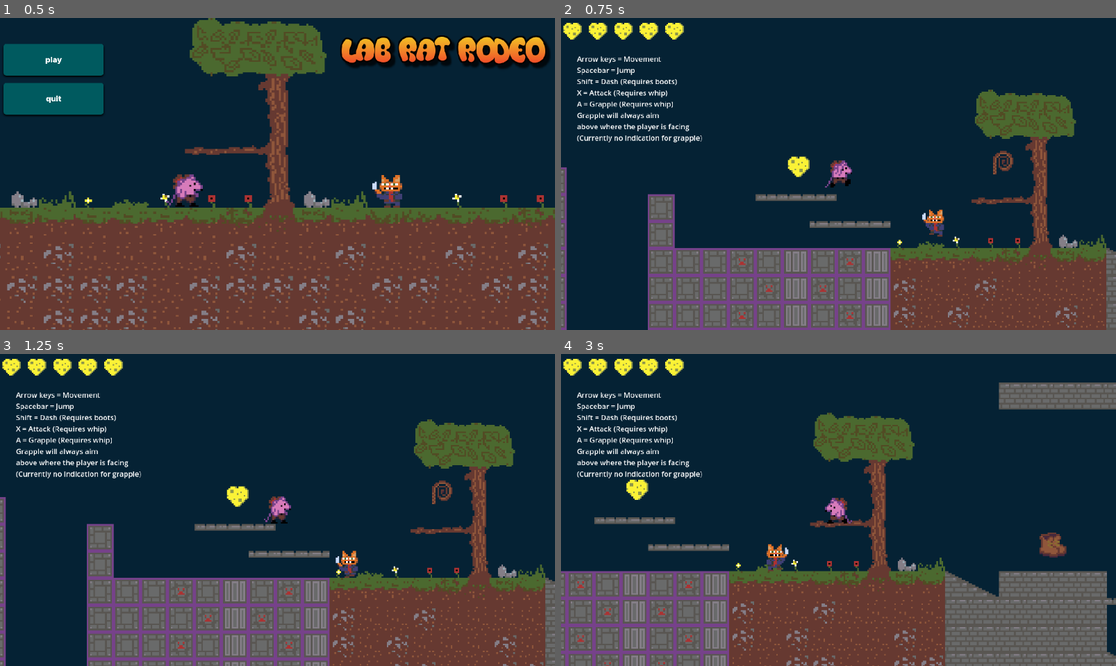
Above: before the commit, frames 1-4 (two rows, left to right).
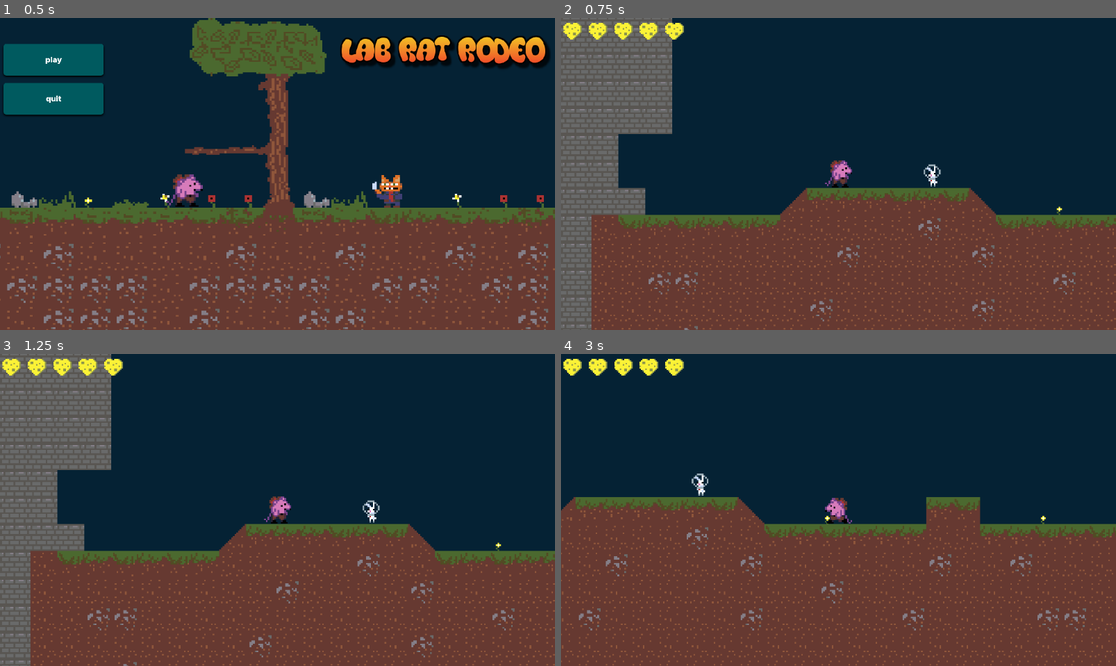
Above: after the commit, the same moments.

Repository: jyee0012/CMPT230-Game
Game: Godot game, scene res://Assets/Scenes/Levels/mainmenu.tscn
Same seed, same stepped clock (60 frames per second), same inputs: the game is played once before the commit and once after it.
Inputs (mouse positions are in pixels of both pictures, inside the frame that each line leads up to):
- Up to frame 1 (0.5 s): no input
- Up to frame 2 (0.75 s): click (616, 61) at 0.5 s
- Up to frame 3 (1.25 s): no input
- Up to frame 4 (3 s): hold Right (right) 1.28-2.78 s; tap X (attack) at 1.35 s; tap Space (jump) at 1.52, 2.27 s; tap Shift (dash) at 2.1 s; hold Left (left) from 2.78 s (still down); tap A (grapple) at 2.85 s

Frame 1 is identical in both runs. In frame 2, 46% of the frame differs, in the area x 0-100%, y 0-100%; in frame 3, 45%; in frame 4, 46%, in the area x 0-100%, y 9-100%.

Commit message:
pause menu

Diff:
--- a/cmpt230-game/Assets/Scenes/Levels/GameData.gd
+++ b/cmpt230-game/Assets/Scenes/Levels/GameData.gd
@@ -5,6 +5,7 @@
 @export var DashesUnlocked = 1
 @export var WalljumpUnlocked = false
 @export var JumpsUnlocked = 1
+
 
 var playerBody: CharacterBody2D
 
--- a/cmpt230-game/Assets/Scenes/Levels/mainLevel.tscn
+++ b/cmpt230-game/Assets/Scenes/Levels/mainLevel.tscn
@@ -1,5 +1,6 @@
-[gd_scene load_steps=11 format=4 uid="uid://4ct0oxehvlky"]
+[gd_scene load_steps=13 format=4 uid="uid://4ct0oxehvlky"]
 
+[ext_resource type="Script" path="res://Assets/Scenes/Levels/main_level.gd" id="1_fpi11"]
 [ext_resource type="Texture2D" uid="uid://beygij8ad3uhm" path="res://Assets/Sprites/Enemies/smallspacebun.png" id="1_ph14l"]
 [ext_resource type="PackedScene" uid="uid://c4vq2n48pp2r2" path="res://Assets/Scenes/Entities/game_data.tscn" id="2_1jecg"]
 [ext_resource type="PackedScene" uid="uid://cyc841wfb48xn" path="res://Assets/Scenes/Entities/player.tscn" id="3_bwb0r"]
@@ -7,12 +8,15 @@
 [ext_resource type="AudioStream" uid="uid://dbhe7jbgulshq" path="res://Assets/audio/sound effects/death.mp3" id="5_vc7d7"]
 [ext_resource type="AudioStream" uid="uid://bqy0hd2mf56rn" path="res://Assets/audio/sound effects/dash.mp3" id="6_vq82t"]
 [ext_resource type="AudioStream" uid="uid://d0xn5ft2ovqyy" path="res://Assets/audio/level/labrat-demo.wav" id="7_rhh8p"]
+[ext_resource type="PackedScene" uid="uid://iya2yt76odmm" path="res://Assets/Scenes/Levels/pause.tscn" id="7_s777k"]
 [ext_resource type="PackedScene" uid="uid://be2g5ama7hmuq" path="res://Assets/Scenes/Entities/Environment.tscn" id="8_ks0o5"]
 [ext_resource type="PackedScene" uid="uid://bxetfnay2pj7h" path="res://Assets/Scenes/Entities/item.tscn" id="9_54a0d"]
 [ext_resource type="PackedScene" uid="uid://muqvvimcni3r" path="res://Assets/Scenes/Entities/enemy.tscn" id="10_stuph"]
 
 [node name="Node2D" type="Node2D"]
+z_index = 1
 position = Vector2(355, 164)
+script = ExtResource("1_fpi11")
 metadata/_edit_vertical_guides_ = [17769.0]
 
 [node name="Smallspacebun" type="Sprite2D" parent="."]
@@ -22,7 +26,6 @@
 [node name="GameData" parent="." instance=ExtResource("2_1jecg")]
 
 [node name="Player" parent="." groups=["Player"] instance=ExtResource("3_bwb0r")]
-z_index = 1
 position = Vector2(3769, -257)
 collision_layer = 3
 floor_constant_speed = true
@@ -51,6 +54,20 @@
 anchor_bottom = 1.0
 grow_horizontal = 2
 grow_vertical = 2
+
+[node name="pause" parent="Player" instance=ExtResource("7_s777k")]
+visible = false
+z_index = 1
+anchors_preset = 8
+anchor_left = 0.5
+anchor_top = 0.5
+anchor_right = 0.5
+anchor_bottom = 0.5
+offset_left = -388.0
+offset_top = -520.0
+offset_right = -388.0
+offset_bottom = -520.0
+scale = Vector2(10, 10)
 
 [node name="Environment" type="Node" parent="."]
 
--- /dev/null
+++ b/cmpt230-game/Assets/Scenes/Levels/main_level.gd
@@ -0,0 +1,18 @@
+extends Node2D
+
+@onready var pause_menu = $Player/pause
+var paused = false
+# Called every frame. 'delta' is the elapsed time since the previous frame.
+func _process(delta: float) -> void:
+		if Input.is_action_just_pressed("pause"):
+			pauseMenu()
+
+func pauseMenu():
+	if paused:
+		pause_menu.hide()
+		Engine.time_scale=1
+	else:
+		pause_menu.show()
+		Engine.time_scale=0
+
+	paused = !paused
--- a/cmpt230-game/Assets/Scenes/Levels/mainmenu.gd
+++ b/cmpt230-game/Assets/Scenes/Levels/mainmenu.gd
@@ -1,11 +1,7 @@
 extends Control
 
-var new_scene = "res://Assets/Scenes/Levels/new_scene.tscn"
-var testLevel = "res://Assets/Scenes/Levels/testlevel.tscn"
-
-
 func _on_play_pressed() -> void:
-	get_tree().change_scene_to_file("res://Assets/Scenes/Levels/testLevel.tscn")
+	get_tree().change_scene_to_file("res://Assets/Scenes/Levels/mainLevel.tscn")
 
 
 func _on_quit_pressed() -> void:
--- /dev/null
+++ b/cmpt230-game/Assets/Scenes/Levels/pause.gd
@@ -0,0 +1,15 @@
+extends Control
+
+@onready var main = $"../../"
+
+func _on_resume_pressed() -> void:
+	main.pauseMenu()
+
+
+func _on_retry_pressed() -> void:
+	get_tree().reload_current_scene()
+	Engine.time_scale=1
+
+
+func _on_quit_pressed() -> void:
+	get_tree().quit()
--- /dev/null
+++ b/cmpt230-game/Assets/Scenes/Levels/pause.tscn
@@ -0,0 +1,36 @@
+[gd_scene load_steps=2 format=3 uid="uid://iya2yt76odmm"]
+
+[ext_resource type="Script" path="res://Assets/Scenes/Levels/pause.gd" id="1_r4mp0"]
+
+[node name="pause" type="Control"]
+layout_mode = 3
+anchors_preset = 15
+anchor_right = 1.0
+anchor_bottom = 1.0
+grow_horizontal = 2
+grow_vertical = 2
+script = ExtResource("1_r4mp0")
+
+[node name="MarginContainer" type="MarginContainer" parent="."]
+layout_mode = 0
+offset_right = 40.0
+offset_bottom = 40.0
+
+[node name="VBoxContainer" type="VBoxContainer" parent="MarginContainer"]
+layout_mode = 2
+
+[node name="resume" type="Button" parent="MarginContainer/VBoxContainer"]
+layout_mode = 2
+text = "resume"
+
+[node name="retry" type="Button" parent="MarginContainer/VBoxContainer"]
+layout_mode = 2
+text = "retry"
+
+[node name="quit" type="Button" parent="MarginContainer/VBoxContainer"]
+layout_mode = 2
+text = "quit"
+
+[connection signal="pressed" from="MarginContainer/VBoxContainer/resume" to="." method="_on_resume_pressed"]
+[connection signal="pressed" from="MarginContainer/VBoxContainer/retry" to="." method="_on_retry_pressed"]
+[connection signal="pressed" from="MarginContainer/VBoxContainer/quit" to="." method="_on_quit_pressed"]
--- a/cmpt230-game/Assets/Scenes/Levels/prototype.tscn
+++ b/cmpt230-game/Assets/Scenes/Levels/prototype.tscn
@@ -6,7 +6,6 @@
 [ext_resource type="AudioStream" uid="uid://dbhe7jbgulshq" path="res://Assets/audio/sound effects/death.mp3" id="3_37als"]
 [ext_resource type="Texture2D" uid="uid://dlf286bbm53ah" path="res://Assets/Sprites/Playercharacter/Mousepants.png" id="3_wjn6m"]
 [ext_resource type="AudioStream" uid="uid://bqy0hd2mf56rn" path="res://Assets/audio/sound effects/dash.mp3" id="4_61c5h"]
-[ext_resource type="AudioStream" uid="uid://0oibpuq10ucc" path="res://Assets/audio/level/ancient forest demo.wav" id="4_wda4b"]
 
 [sub_resource type="PhysicsMaterial" id="PhysicsMaterial_ybxwc"]
 
@@ -180,7 +179,6 @@
 [node name="TileMapLayer" parent="Environment" instance=ExtResource("2_2uoqs")]
 
 [node name="background" type="AudioStreamPlayer" parent="Environment"]
-stream = ExtResource("4_wda4b")
 volume_db = -16.0
 autoplay = true
 bus = &"background"
@@ -193,7 +191,3 @@
 
 [node name="CollisionShape2D" type="CollisionShape2D" parent="Enemy"]
 shape = SubResource("CapsuleShape2D_iudck")
-
-[node name="AudioStreamPlayer" type="AudioStreamPlayer" parent="."]
-stream = ExtResource("4_wda4b")
-autoplay = true
--- a/cmpt230-game/Assets/Scripts/DMovement.gd
+++ b/cmpt230-game/Assets/Scripts/DMovement.gd
@@ -60,7 +60,6 @@
 
 func _physics_process(delta: float) -> void:
 	#print("(",velocity.x, ", ", velocity.y,")")
-
 
 	match state:
 		playerState.Idle:
--- a/cmpt230-game/project.godot
+++ b/cmpt230-game/project.godot
@@ -67,12 +67,6 @@
 , Object(InputEventJoypadButton,"resource_local_to_scene":false,"resource_name":"","device":-1,"button_index":3,"pressure":0.0,"pressed":true,"script":null)
 ]
 }
-menu={
-"deadzone": 0.5,
-"events": [Object(InputEventKey,"resource_local_to_scene":false,"resource_name":"","device":0,"window_id":0,"alt_pressed":false,"shift_pressed":false,"ctrl_pressed":false,"meta_pressed":false,"pressed":false,"keycode":0,"physical_keycode":4194305,"key_label":0,"unicode":0,"location":0,"echo":false,"script":null)
-, Object(InputEventJoypadButton,"resource_local_to_scene":false,"resource_name":"","device":-1,"button_index":6,"pressure":0.0,"pressed":true,"script":null)
-]
-}
 debug={
 "deadzone": 0.5,
 "events": [Object(InputEventKey,"resource_local_to_scene":false,"resource_name":"","device":-1,"window_id":0,"alt_press …(192 unchanged characters)…
@@ -82,6 +76,12 @@
 "deadzone": 0.5,
 "events": [Object(InputEventKey,"resource_local_to_scene":false,"resource_name":"","device":-1,"window_id":0,"alt_press …(192 unchanged characters)…
 , Object(InputEventJoypadButton,"resource_local_to_scene":false,"resource_name":"","device":-1,"button_index":2,"pressure":0.0,"pressed":true,"script":null)
+]
+}
+pause={
+"deadzone": 0.5,
+"events": [Object(InputEventKey,"resource_local_to_scene":false,"resource_name":"","device":0,"window_id":0,"alt_pressed":false,"shift_pressed":false,"ctrl_pressed":false,"meta_pressed":false,"pressed":false,"keycode":0,"physical_keycode":4194305,"key_label":0,"unicode":0,"location":0,"echo":false,"script":null)
+, Object(InputEventJoypadButton,"resource_local_to_scene":false,"resource_name":"","device":-1,"button_index":6,"pressure":0.0,"pressed":false,"script":null)
 ]
 }
 
Not shown: 1 places in cmpt230-game/Assets/Scenes/Levels/prototype.tscn that only renumber resources
